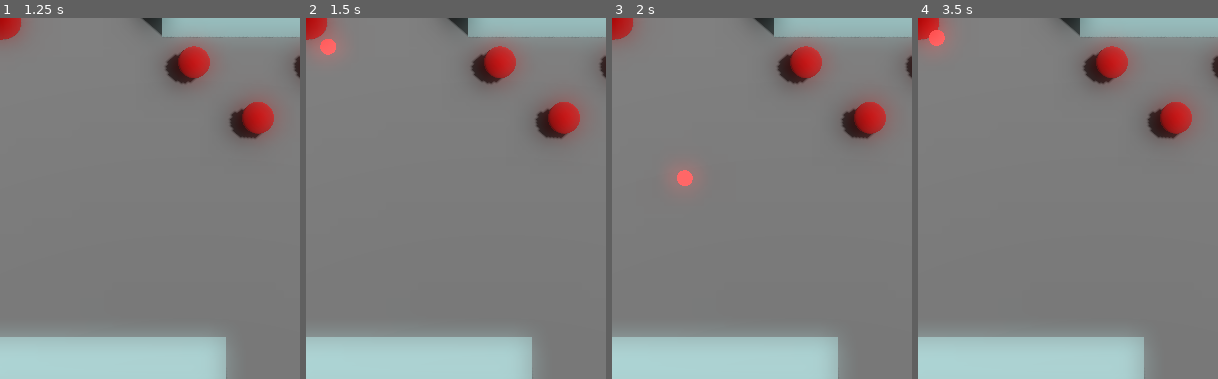
Above: before the commit, frames 1-4 (left to right).
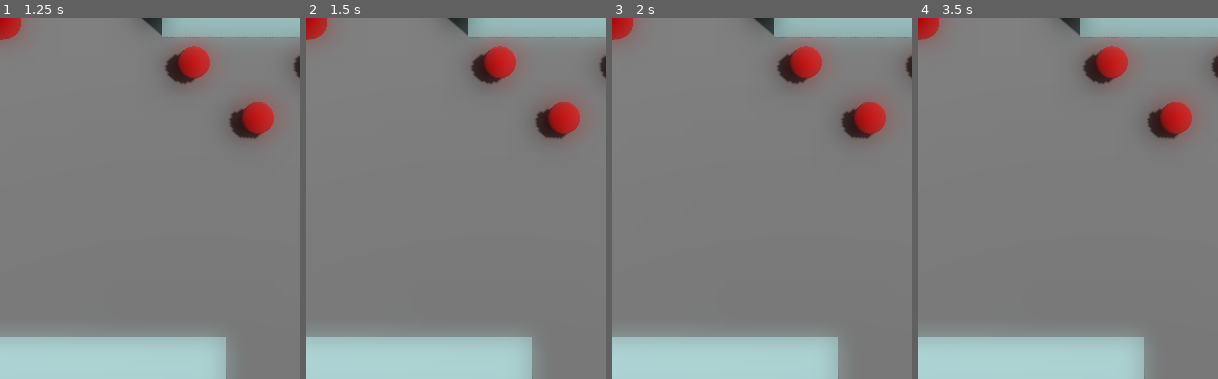
Above: after the commit, the same moments.

Repository: JackEvans24/bullet-absorb
Game: Godot game, scene res://scenes/main.tscn
The game is run twice, just before and just after one commit, with the same random seed, the same clock (stepped at 60 frames per second) and the same inputs.
Inputs:
- Up to frame 1 (1.25 s): no input
- Up to frame 2 (1.5 s): tap Enter at 1.25 s
- Up to frame 3 (2 s): no input
- Up to frame 4 (3.5 s): tap Escape (restart) at 2 s
The pictures show only the part of the screen within x 18-68%, y 8-58%; the shares and areas given below are measured in that part.

Frame 1 is identical in both runs. In frame 2, 0.3% of the frame differs, in the area x 3-11%, y 5-11%; in frame 3, 0.3%; in frame 4, 0.3%.
Error after the commit: Cannot call method 'instantiate' on a null value. (res://scripts/mechanics/shared/fire_from_point.gd:21)

Commit message:
refactor: replace internal fire timer with node reference

Diff:
--- a/prefabs/behaviours/fire_bullet.tscn
+++ b/prefabs/behaviours/fire_bullet.tscn
@@ -1,25 +1,9 @@
-[gd_scene load_steps=5 format=3 uid="uid://uqduo71b13ee"]
+[gd_scene load_steps=3 format=3 uid="uid://uqduo71b13ee"]
 
 [ext_resource type="Script" path="res://scripts/mechanics/shared/fire_from_point.gd" id="1_6e1u0"]
 [ext_resource type="PackedScene" uid="uid://coogevjwgwbft" path="res://prefabs/bullets/default_enemy_bullet.tscn" id="2_nuwa2"]
-[ext_resource type="Script" path="res://scripts/mechanics/shared/variable_timer.gd" id="3_u45ie"]
-[ext_resource type="Script" path="res://scripts/mechanics/shared/variable_timer_config.gd" id="4_sowr7"]
 
 [node name="Fire" type="Node"]
 script = ExtResource("1_6e1u0")
 fire_point_ref = NodePath("../Pivot/FirePoint")
 bullet_scene = ExtResource("2_nuwa2")
-
-[node name="FireTimer" type="Timer" parent="."]
-wait_time = 0.25
-autostart = true
-script = ExtResource("3_u45ie")
-
-[node name="Wait" type="Node" parent="FireTimer"]
-script = ExtResource("4_sowr7")
-duration = 1.4
-
-[node name="Fire" type="Node" parent="FireTimer"]
-script = ExtResource("4_sowr7")
-duration = 0.25
-iterations = 8
--- a/prefabs/enemies/turret.tscn
+++ b/prefabs/enemies/turret.tscn
@@ -1,10 +1,13 @@
-[gd_scene load_steps=9 format=3 uid="uid://wfijrpbc1nxm"]
+[gd_scene load_steps=12 format=3 uid="uid://wfijrpbc1nxm"]
 
 [ext_resource type="PackedScene" uid="uid://c3ytmjd7pe4pg" path="res://prefabs/enemies/enemy.tscn" id="1_rkpaq"]
 [ext_resource type="Script" path="res://scripts/mechanics/enemies/turret.gd" id="2_2ldd0"]
 [ext_resource type="Material" uid="uid://jxq13s8vw71v" path="res://materials/enemy_body.tres" id="2_bqylj"]
 [ext_resource type="PackedScene" uid="uid://bxkdcki5vdm0x" path="res://prefabs/behaviours/look_at_target.tscn" id="4_1qdhy"]
+[ext_resource type="Script" path="res://scripts/mechanics/shared/variable_timer.gd" id="5_128lh"]
 [ext_resource type="PackedScene" uid="uid://uqduo71b13ee" path="res://prefabs/behaviours/fire_bullet.tscn" id="5_ok7x6"]
+[ext_resource type="PackedScene" uid="uid://bwb55ll2hiucv" path="res://prefabs/bullets/perfect_enemy_bullet.tscn" id="6_fmidc"]
+[ext_resource type="Script" path="res://scripts/mechanics/shared/variable_timer_config.gd" id="6_kudmq"]
 
 [sub_resource type="CylinderMesh" id="CylinderMesh_wys4c"]
 material = ExtResource("2_bqylj")
@@ -46,3 +49,19 @@
 [node name="LookAtTarget" parent="." index="5" instance=ExtResource("4_1qdhy")]
 
 [node name="Fire" parent="." index="6" instance=ExtResource("5_ok7x6")]
+timer_ref = NodePath("../FireTimer")
+bullet_scene = ExtResource("6_fmidc")
+
+[node name="FireTimer" type="Timer" parent="." index="7"]
+wait_time = 0.25
+autostart = true
+script = ExtResource("5_128lh")
+
+[node name="Wait" type="Node" parent="FireTimer" index="0"]
+script = ExtResource("6_kudmq")
+duration = 1.4
+
+[node name="Fire" type="Node" parent="FireTimer" index="1"]
+script = ExtResource("6_kudmq")
+duration = 0.25
+iterations = 8
--- a/scripts/mechanics/shared/fire_from_point.gd
+++ b/scripts/mechanics/shared/fire_from_point.gd
@@ -2,27 +2,27 @@
 extends Node
 
 @export var fire_point_ref: NodePath
+@export var timer_ref: NodePath
 @export var bullet_scene: PackedScene
 
 var pivot: Node3D
 
 @onready var fire_point: Node3D = get_node(fire_point_ref)
-@onready var timer: Timer = $FireTimer
+@onready var timer: Timer = get_node(timer_ref)
 
 func _ready():
-    timer.timeout.connect(fire)
+	timer.timeout.connect(fire)
 
 func fire():
-    if pivot == null:
-        printerr("PIVOT IS NULL")
-        return
+	if pivot == null:
+		printerr("PIVOT IS NULL")
+		return
 
-    var bullet = bullet_scene.instantiate()
+	var bullet = bullet_scene.instantiate()
+	add_child(bullet)
 
-    bullet.global_position = fire_point.global_position
-    bullet.initialise(pivot.basis)
-
-    add_child(bullet)
+	bullet.global_position = fire_point.global_position
+	bullet.initialise(pivot.basis)
 
 func stop():
-    timer.stop()
+	timer.stop()
